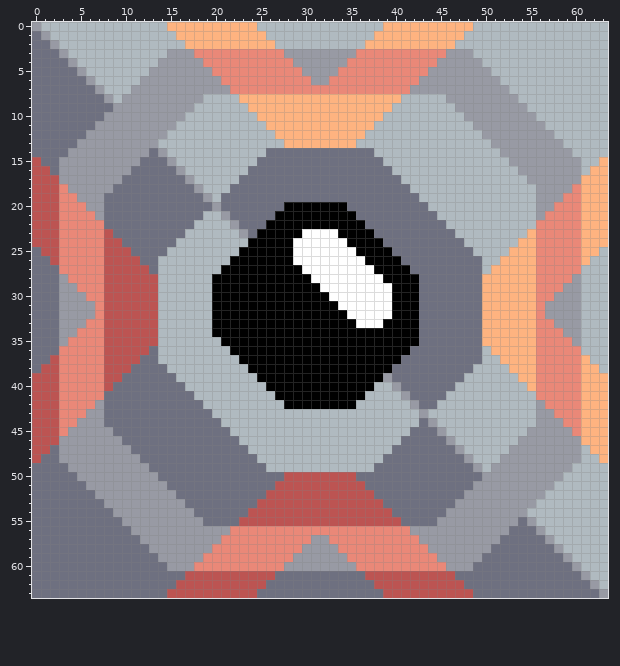
Pixel-art sprite -- sprites/blocks/production/advanced-vanilla/dissolver.png. The first picture shows the starting point.
The file is 64x64 pixels.
New version:
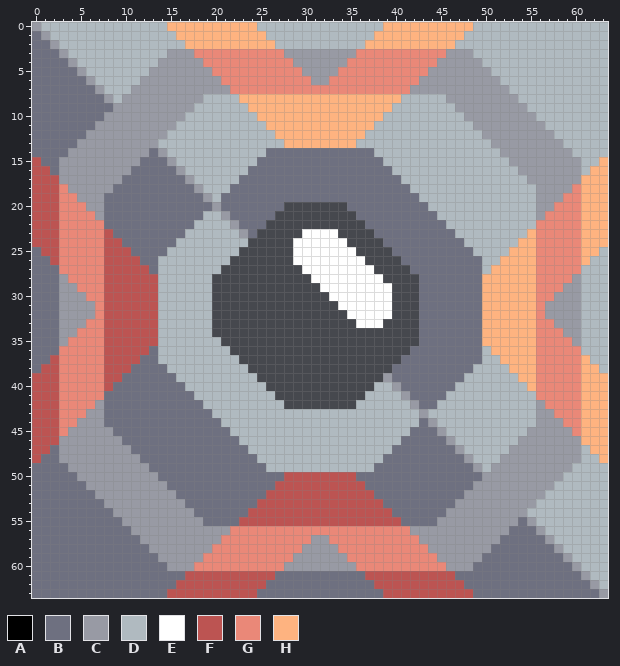
Palette (. is transparent): A #000000  B #6e7080  C #989aa4  D #b0bac0  E #ffffff  F #bc5452  G #ea8878  H #feb380
Changes in this commit:
Colour A is removed in row 20 at x 28 to 34; in row 21 at x 27 to 35; in row 22 at x 26 to 36; in row 23 at x 25 to 29 and 34 to 37; in row 24 at x 24 to 28 and 35 to 38; in row 25 at x 23 to 28 and 36 to 39.
Colour A is removed in row 26 at x 22 to 28 and 37 to 40; in row 27 at x 21 to 29 and 38 to 41; in row 28 at x 20 to 30 and 39 to 42; in row 29 at x 20 to 31 and 40 to 42; in row 30 at x 20 to 32 and 40 to 42; in row 31 at x 20 to 33 and 40 to 42.
Colour A is removed in row 32 at x 20 to 34 and 40 to 42; in row 33 at x 20 to 35 and 39 to 42; in row 34 at x 20 to 42; in row 35 at x 21 to 42; in row 36 at x 22 to 41; in row 37 at x 23 to 40.
Colour A is removed in row 38 at x 24 to 39; in row 39 at x 25 to 38; in row 40 at x 26 to 37; in row 41 at x 27 to 36; in row 42 at x 28 to 35.
Where, in picture pixels (left, top, right, bottom), the same in both pictures:
erased: (212, 202, 419, 409)
